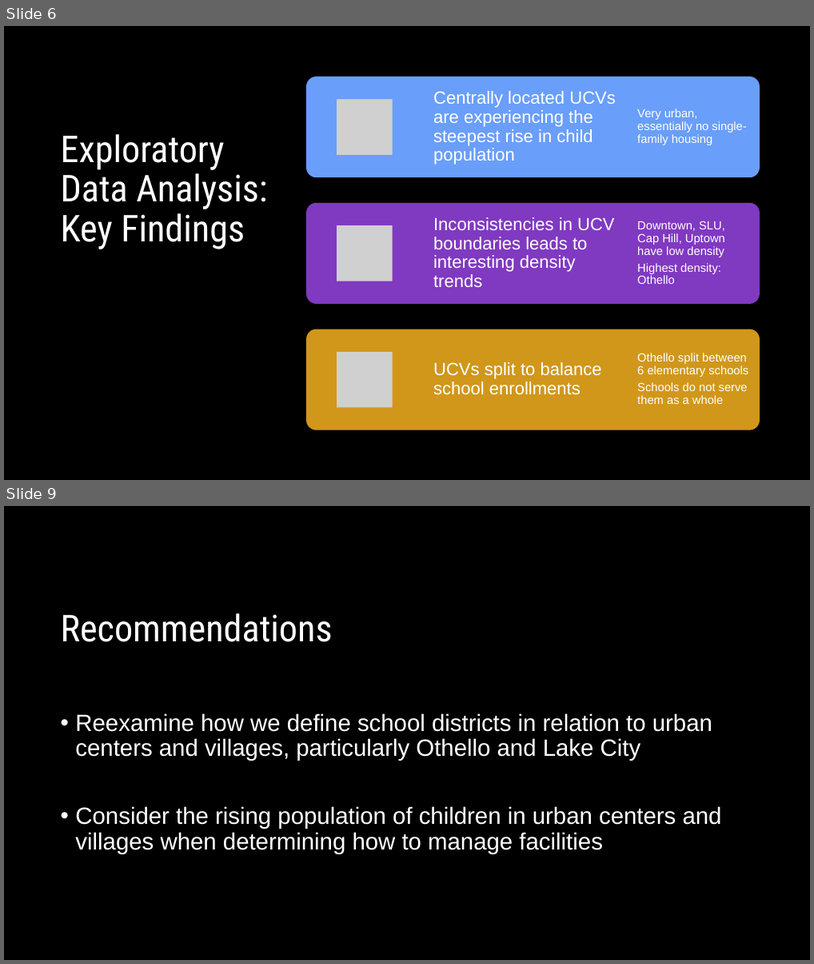
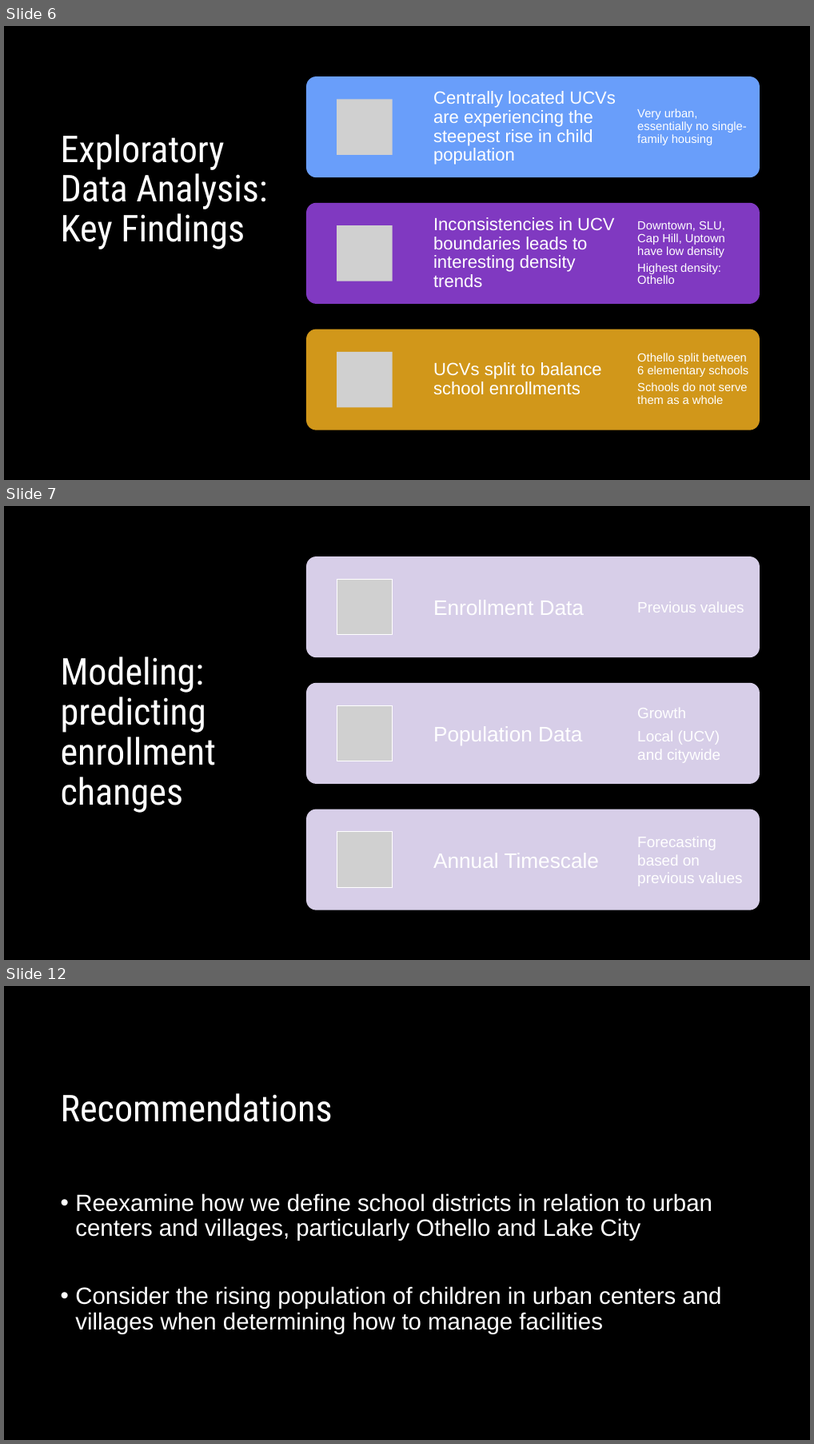
Before and after one commit to lauraminter/seattle-kids, a slide deck: assets/Seattle-kids-slides.pptx. Shown one above the other, each under a label of ours: slides 6 and 9 before the commit, slides 6, 7 and 12 after it; the slides between them are not shown. The pictures are 814x964 and 814x1444 pixels, drawn with LibreOffice and Linux fonts; fonts in the diff are those of the drawing; grey boxes stand for pictures. Boxes give left, top, right and bottom in pixels: in the first picture for what was removed or moved away, otherwise in the second. Text is boxed around its words. In the diff, an @@ line names an element or a change of style, - is before the commit and + after.

Commit message:
added linear regression model

```diff
--- a/assets/Seattle-kids-slides.pptx
+++ b/assets/Seattle-kids-slides.pptx
@@ slide 7 added at [4, 506, 810, 960], background #000000 @@
@@ title added at [61, 656, 216, 812], 44 pt, text #FFFFFF @@
+Modeling:
+predicting enrollment changes
@@ group added at [306, 556, 760, 910]: 6 texts, 3 rounded rectangles, 3 pictures @@
+Enrollment Data
+Previous values
+Population Data
+Growth
+Local (UCV) and citywide
+Annual Timescale
+Forecasting based on previous values
@@ what was slide 9 is now slide 12 @@
```
Also in this commit, not shown: 3 slides changed, 2 other slides added, 16 other files.
